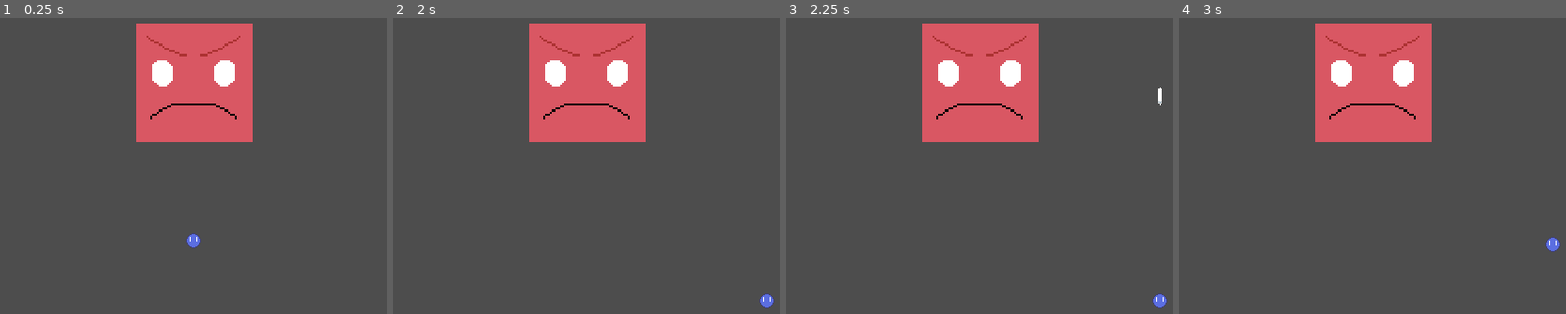
Above: before the commit, frames 1-4 (left to right).
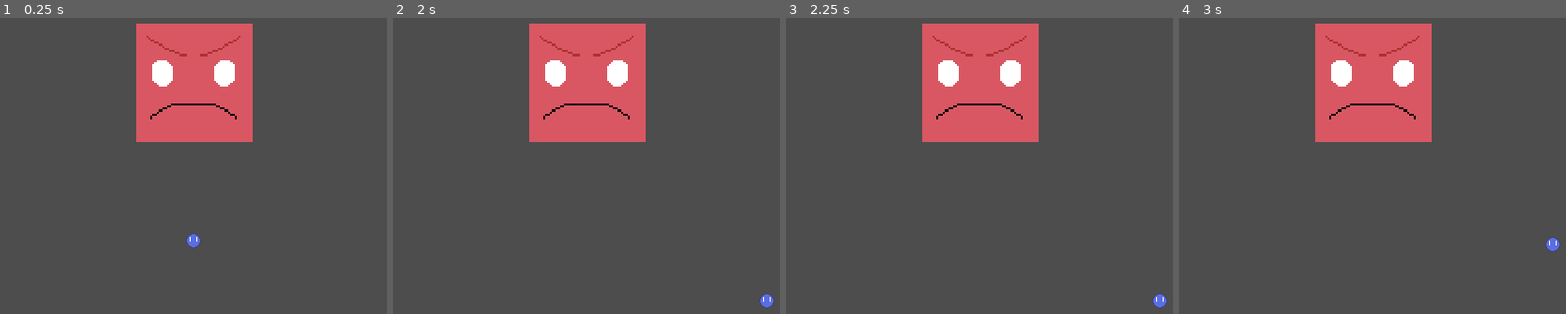
Above: after the commit, the same moments.

Repository: theloosygoose/new_battle_mechanics
Game: Godot game, scene res://battle_scene/battle_scene.tscn
The game is run twice, just before and just after one commit, with the same random seed, the same clock (stepped at 60 frames per second) and the same inputs.
Inputs:
- Up to frame 1 (0.25 s): no input
- Up to frame 2 (2 s): tap Enter at 0.5 s; hold D (move_right) 0.53-1.28 s; hold S (move_down) from 1.28 s (still down)
- Up to frame 3 (2.25 s): tap Space at 2 s; release S (move_down) at 2.03 s; hold D (move_right) from 2.03 s (still down)
- Up to frame 4 (3 s): tap Enter at 2.75 s; release D (move_right) at 2.78 s; hold W (move_up) from 2.78 s (still down)

Frames 1-2 are identical in both runs. In frame 3, less than 0.1% of the frame differs, in the area x 96-98%, y 23-30%; in frame 4, nothing differs.

Commit message:
idk what I did

Diff:
--- a/battle_scene/battle_manager/BattleManager.gd
+++ b/battle_scene/battle_manager/BattleManager.gd
@@ -1,5 +1,10 @@
 class_name BattleManager
 extends Node
+
+
+## States of Battle
+## Bullet-Patterns, Abilities, Etc
+var battle_states: Dictionary
 
 
 # Called when the node enters the scene tree for the first time.
@@ -8,5 +13,5 @@
 
 
 # Called every frame. 'delta' is the elapsed time since the previous frame.
-func _process(delta: float) -> void:
+func _process(_delta: float) -> void:
 	pass
--- a/battle_scene/battle_scene.tscn
+++ b/battle_scene/battle_scene.tscn
@@ -55,7 +55,6 @@
 
 [node name="ShooterComponent" type="Node2D" parent="ActionArea/Player"]
 script = ExtResource("1_28gfm")
-input = "action_00"
 projectile = ExtResource("6_bknlh")
 shooter_resource = ExtResource("5_dsbdn")
 
--- a/battle_scene/components/shooter/comp_shooter.gd
+++ b/battle_scene/components/shooter/comp_shooter.gd
@@ -2,18 +2,25 @@
 class_name ShooterComponent
 
 
-@export var input: String
+@export var input_type: Trigger
+enum Trigger{
+	PLAYERTRIGGER,
+	ENEMYTRIGGER
+}
+
+@export var player_input: String
+
 @export var projectile: PackedScene
 @export var shooter_resource: ShooterResource
 
 @onready var cooldown_time: float = shooter_resource.cooldown_time
 #var pattern:= shooter_resource.pattern
 
+
 var can_shoot: bool = true
 var elapsed_time: float = 0.0
 
 var root: Node
-
 
 func _ready() -> void:
 	root = get_tree().root
@@ -30,10 +37,20 @@
 
 
 func input_shoot() -> bool:
-	if Input.is_action_pressed(input):
-		return true
+	match input_type:
+		Trigger.PLAYERTRIGGER:
+			if Input.is_action_pressed(player_input):
+				return true
+
+		Trigger.ENEMYTRIGGER:
+				return true
+
+		_:
+			return false
 
 	return false
+
+
 
 func fire_projectile() -> void:
 	var loaded: Projectile = projectile.instantiate()
--- a/battle_scene/player/Player.gd
+++ b/battle_scene/player/Player.gd
@@ -7,7 +7,6 @@
 @onready var speed: float = character_resource.speed
 
 var bounds: Dictionary
-
 
 func _ready() -> void:
 	for child in get_children():
